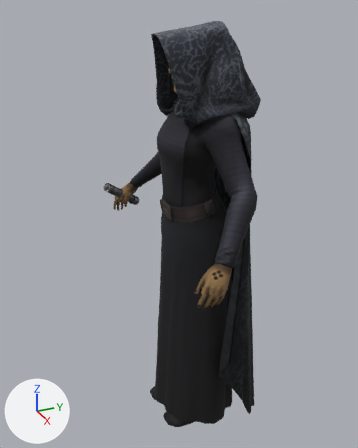
Two versions of the glTF model extracted/char_barriss_light_pre/char_barriss_light_pre.anim.glb, one commit apart.
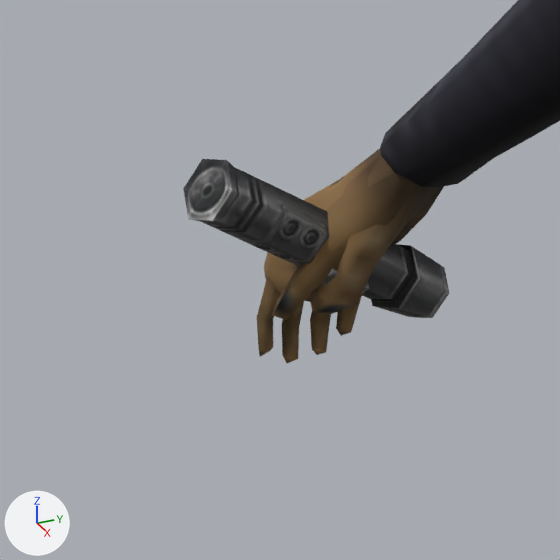
Each version is shown whole from a 50 mm camera at (1.78, -0.805, 1.908) aimed at (-0.06, 0.023, 0.987), then close up on the part from 22% to 43% of the width and 36% to 53% of the height. The lights are fixed; the arrows at lower left show +X, +Y and +Z. The older version's two pictures come first.

In view in the first close-up: 'BarrissOffee_fist_r_mesh', 'BarrissOffee_hand_r_mesh', 'barrissoffee_mesh', 'swd_barriss_pre'.
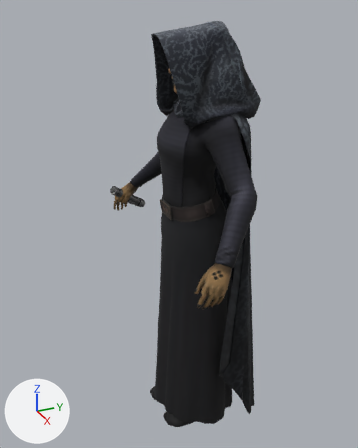
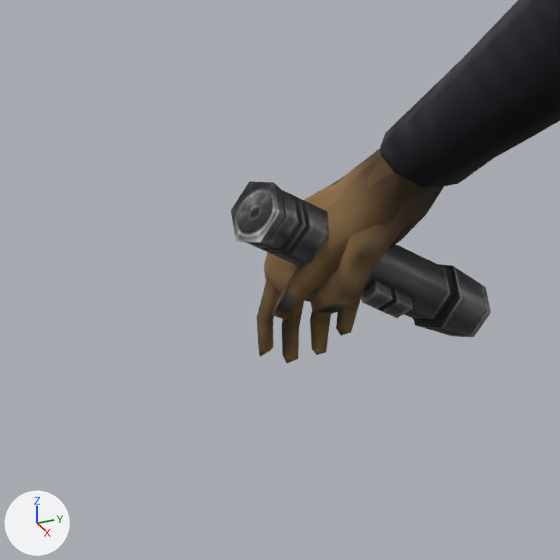
ob_right_wpnjnt is not drawn itself; it is the parent of ob_swd_barriss_pre.

Where the change shows, as pixel boxes (x1, y1, x2, y2) in the close-ups (560 x 560 px):
'swd_barriss_pre', moved
    before: (183, 159, 449, 318)
    after: (231, 181, 491, 337)

Patch to the scene script:
```diff
--- a/extracted/char_barriss_light_pre/char_barriss_light_pre.anim.glb.py
+++ b/extracted/char_barriss_light_pre/char_barriss_light_pre.anim.glb.py
@@ ob_right_wpnjnt @@
 ob_right_wpnjnt.parent = ob_right_wpn_offsetjnt
-ob_right_wpnjnt.location = (-0.0881, 0.0, 0.0)
+ob_right_wpnjnt.location = (-0.0881, -0.0449, 0.0)
 ob_right_wpnjnt.rotation_euler = (0.0, -0.264, 0.0)  # degrees (0, -15, 0)
```
